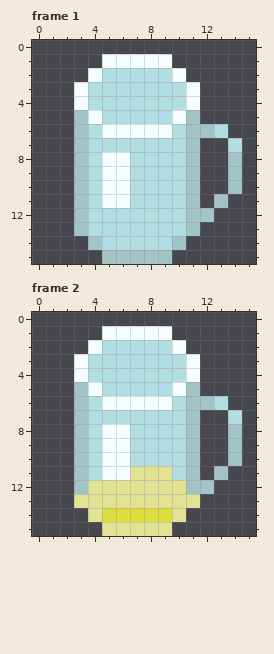
A pixel-art file gets an edit: art/beer-glass-lg.aseprite. Above, as it was before the edit.
16x16 pixels, 5 frames. Shown: frame 1, frame 2. The commit also changed other frames, which this record leaves out.
New version:
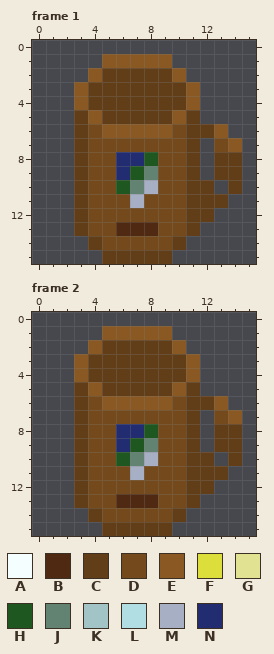
Palette (. is transparent): A #f5fefe  B #4f2912  C #613e18  D #744a1c  E #8a5822  F #dbde3b  G #e1e392  H #1f5721  J #628372  K #a3c4c7  L #b0dee3  M #a6afc3  N #222d71
Message: Experiment with color-shoppen art
What changed:
layer "color-shoppen" added
layer "color-shoppen 2" added
layer "water" now hidden
layer "lemonade" now hidden
Changed rows in their new state; - is an unchanged pixel.
Frame 1:
first column x 3:
 1 --EEEEE-----
 2 -ECCCCCE----
 3 ECCCCCCCE---
 4 ECCCCCCCE---
 5 CECCCCCEC---
 6 CDEEEEEDCCE-
 7 CDDDDDDDC-DE
 8 CDDNNHDDC-CC
 9 CDDNHJDDC-CC
10 CDDHJMDDCC-C
11 CDDDMDDDCCC-
12 CDDDDDDDCC--
13 CDDBBBDDC---
14 -CDDDDDC----
15 --CCCCC-----
Frame 2: the same change as frame 1
